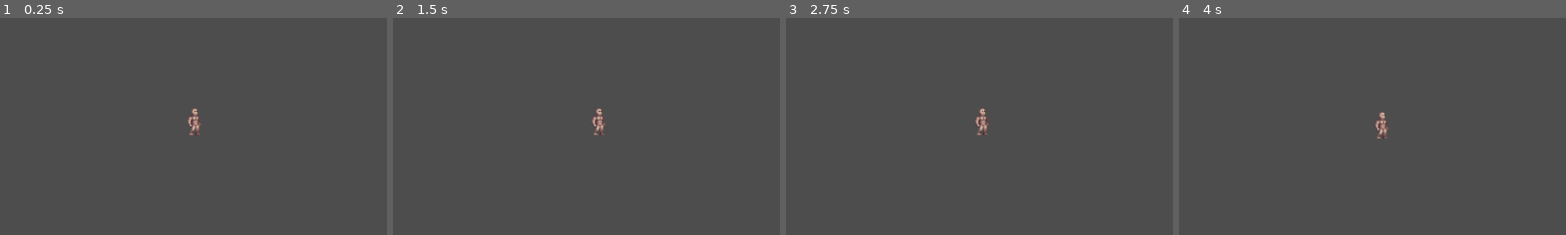
Above: before the commit, frames 1-4 (left to right).
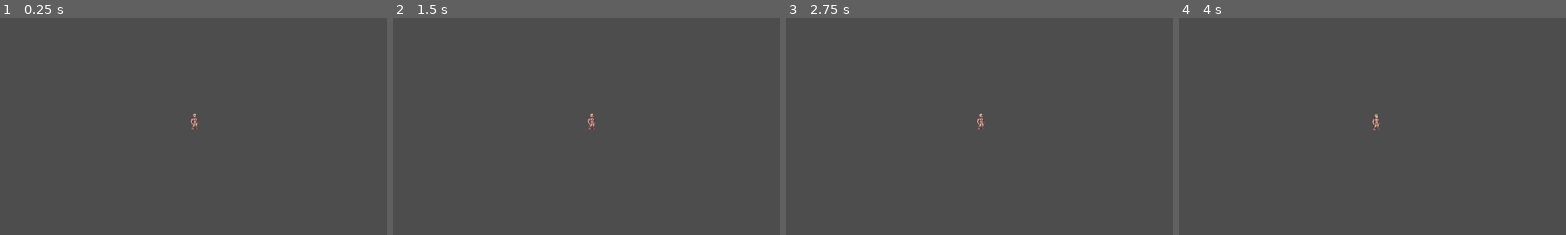
Above: after the commit, the same moments.

Repository: Uhboer/TraumLand-Arena
Game: Godot game, scene res://csenes/world.tscn
Same seed, same stepped clock (60 frames per second), same inputs: the game is played once before the commit and once after it.
Inputs:
- Up to frame 1 (0.25 s): no input
- Up to frame 2 (1.5 s): tap Enter at 0.5 s; tap A (A) at 0.6 s; tap D (D) at 0.8, 1.35 s
- Up to frame 3 (2.75 s): tap A (A) at 1.55, 2.1 s; tap D (D) at 2.3 s
- Up to frame 4 (4 s): tap Space at 2.75 s; tap D (D) at 2.85, 3.8 s; tap A (A) at 3.05 s; tap S (S) at 3.6 s
The pictures show only the part of the screen within x 25-75%, y 26-76%; the shares and areas given below are measured in that part.

The runs differ from the first frame. In frame 1, 0.2% of the frame differs, in the area x 48-52%, y 41-55%; in frame 2, 0.3%, in the area x 50-55%, y 41-55%; in frame 3, 0.2%; in frame 4, 0.3%.

Commit message:
thats better

Diff:
--- a/csenes/character.gd
+++ b/csenes/character.gd
@@ -1,9 +1,22 @@
 extends CharacterBody2D
+
+@onready var anim = $layouts/body
+
 
 var speed = 200
 
 func _physics_process(delta):
 	var direction = Input.get_vector("A", "D", "W", "S")
-	velocity = direction * speed
+	if direction:
+		anim.play("Run")
+		velocity = direction * speed
+	else:
+		velocity = Vector2(0, 0)
+		anim.play("Idle")
+	if Input.is_action_just_pressed("A"):
+		anim.flip_h = true
+	if Input.is_action_just_pressed("D"):
+		anim.flip_h = false
+
 
 	move_and_slide()
--- a/csenes/character.tscn
+++ b/csenes/character.tscn
@@ -10,7 +10,15 @@
 "texture": ExtResource("1_ixfc8")
 }],
 "loop": true,
-"name": &"idle",
+"name": &"Idle",
+"speed": 5.0
+}, {
+"frames": [{
+"duration": 1.0,
+"texture": ExtResource("1_ixfc8")
+}],
+"loop": true,
+"name": &"Run",
 "speed": 5.0
 }]
 
@@ -24,8 +32,8 @@
 [node name="body" type="AnimatedSprite2D" parent="layouts"]
 scale = Vector2(0.75, 0.6875)
 sprite_frames = SubResource("SpriteFrames_ay8in")
-animation = &"idle"
-autoplay = "idle"
+animation = &"Idle"
+autoplay = "Idle"
 
 [node name="CollisionShape2D" type="CollisionShape2D" parent="."]
 shape = SubResource("CircleShape2D_cd1th")
@@ -33,4 +41,4 @@
 [node name="Camera2D" type="Camera2D" parent="."]
 zoom = Vector2(1.865, 1.865)
 position_smoothing_enabled = true
-position_smoothing_speed = 4.0
+position_smoothing_speed = 8.0
--- a/project.godot
+++ b/project.godot
@@ -14,6 +14,12 @@
 run/main_scene="res://csenes/world.tscn"
 config/features=PackedStringArray("4.3", "GL Compatibility")
 config/icon="res://icon.svg"
+
+[display]
+
+window/size/viewport_width=1920
+window/size/viewport_height=1080
+window/size/mode=3
 
 [input]
 
